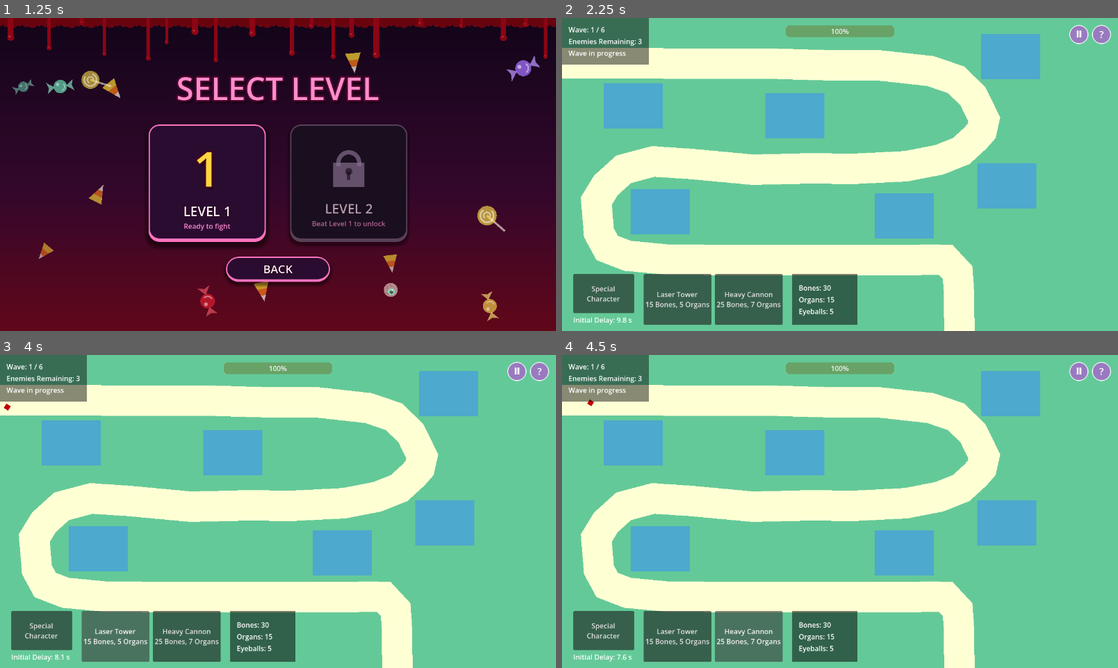
Above: before the commit, frames 1-4 (two rows, left to right).
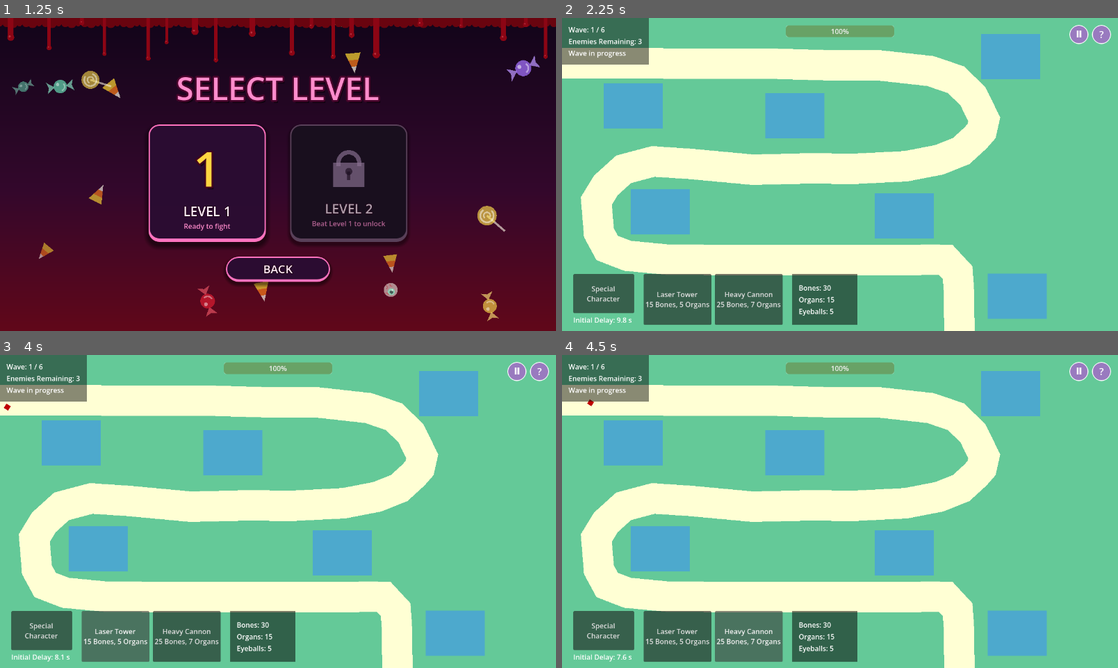
Above: after the commit, the same moments.

Repository: onion-40/candy-carnage
Game: Godot game, scene res://Scenes/MainMenu.tscn
Same seed, same stepped clock (60 frames per second), same inputs: the game is played once before the commit and once after it.
Inputs (mouse positions are in pixels of both pictures, inside the frame that each line leads up to):
- Up to frame 1 (1.25 s): click "PLAY" at 0.5 s
- Up to frame 2 (2.25 s): click (767, 183) at 1.25 s; click "LET'S GO!" at 2 s
- Up to frame 3 (4 s): click "Special Character" at 2.75 s; click "Laser Tower 15 Bones, 5 Organs" at 3.5 s
- Up to frame 4 (4.5 s): click "Heavy Cannon 25 Bones, 7 Orga…" at 4.25 s

Frame 1 is identical in both runs. In frame 2, 3.1% of the frame differs, in the area x 74-88%, y 46-97%; in frame 3, 3.1%; in frame 4, 3.1%.

Commit message:
Update Map.tscn

Diff:
--- a/Scenes/Map.tscn
+++ b/Scenes/Map.tscn
@@ -102,16 +102,15 @@
 polygon = PackedVector2Array(-50, -47, 62, -43, 62, 29, -44, 31)
 
 [node name="Spot6" type="Area2D" parent="TowerSpots" unique_id=1925645619]
-position = Vector2(847, 505)
+position = Vector2(872, 760)
 
 [node name="SpotVisual6" type="Polygon2D" parent="TowerSpots/Spot6" unique_id=757307729]
-position = Vector2(1, 1)
 color = Color(0.22000003, 0.5450001, 1, 0.5137255)
 polygon = PackedVector2Array(-68, -52, 68, -52, 68, 52, -68, 52)
 uv = PackedVector2Array(-128, -98, 8, -96, 8.0000305, 8.000008, -127.999985, 8.000008)
 
 [node name="CollisionPolygon2D" type="CollisionPolygon2D" parent="TowerSpots/Spot6" unique_id=798454240]
-position = Vector2(-16, 18)
+position = Vector2(-16, 16)
 polygon = PackedVector2Array(-38, -51, 66, -50, 68, 22, -36, 24)
 
 [node name="EnemySpawnTimer" type="Timer" parent="." unique_id=1517007706]
